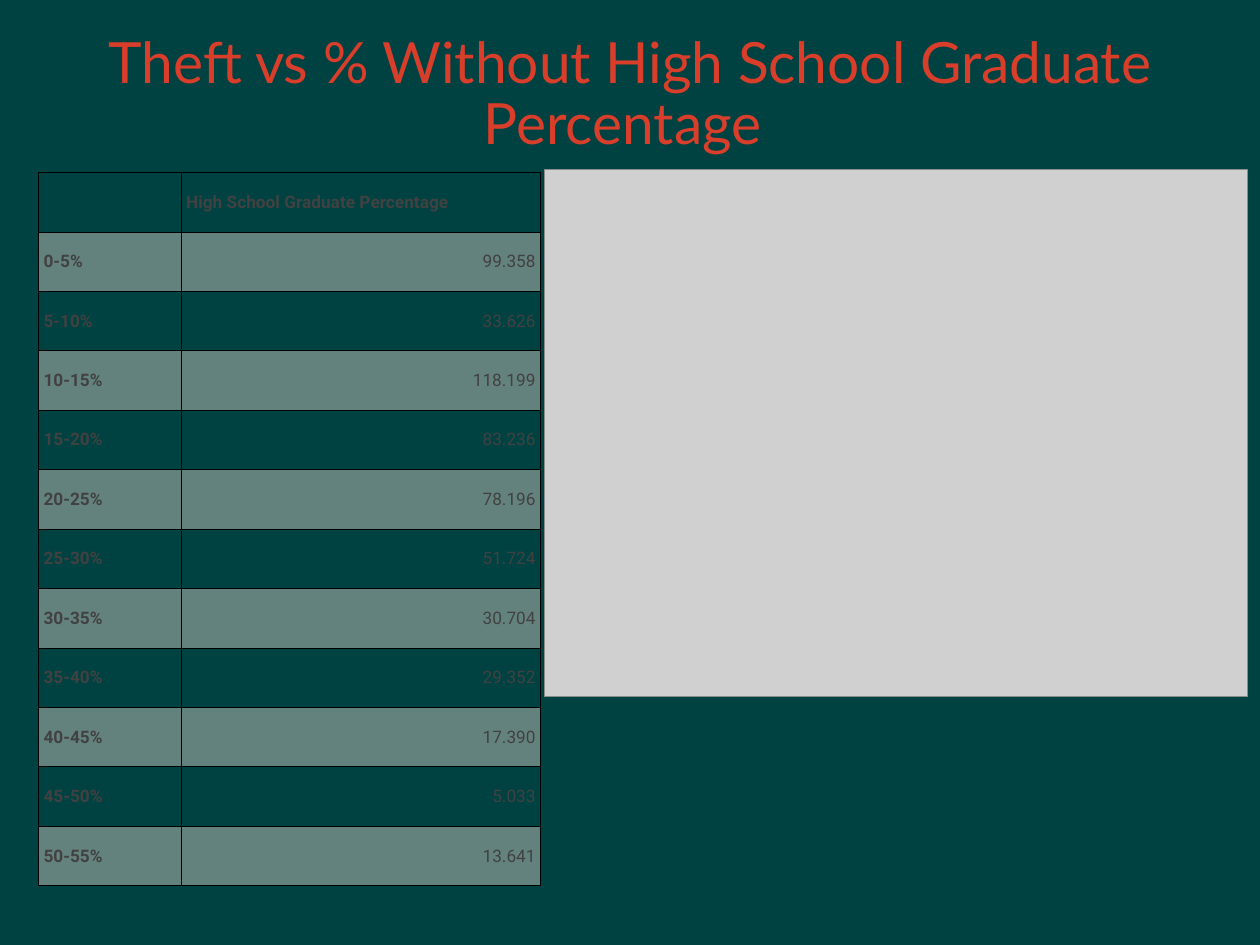
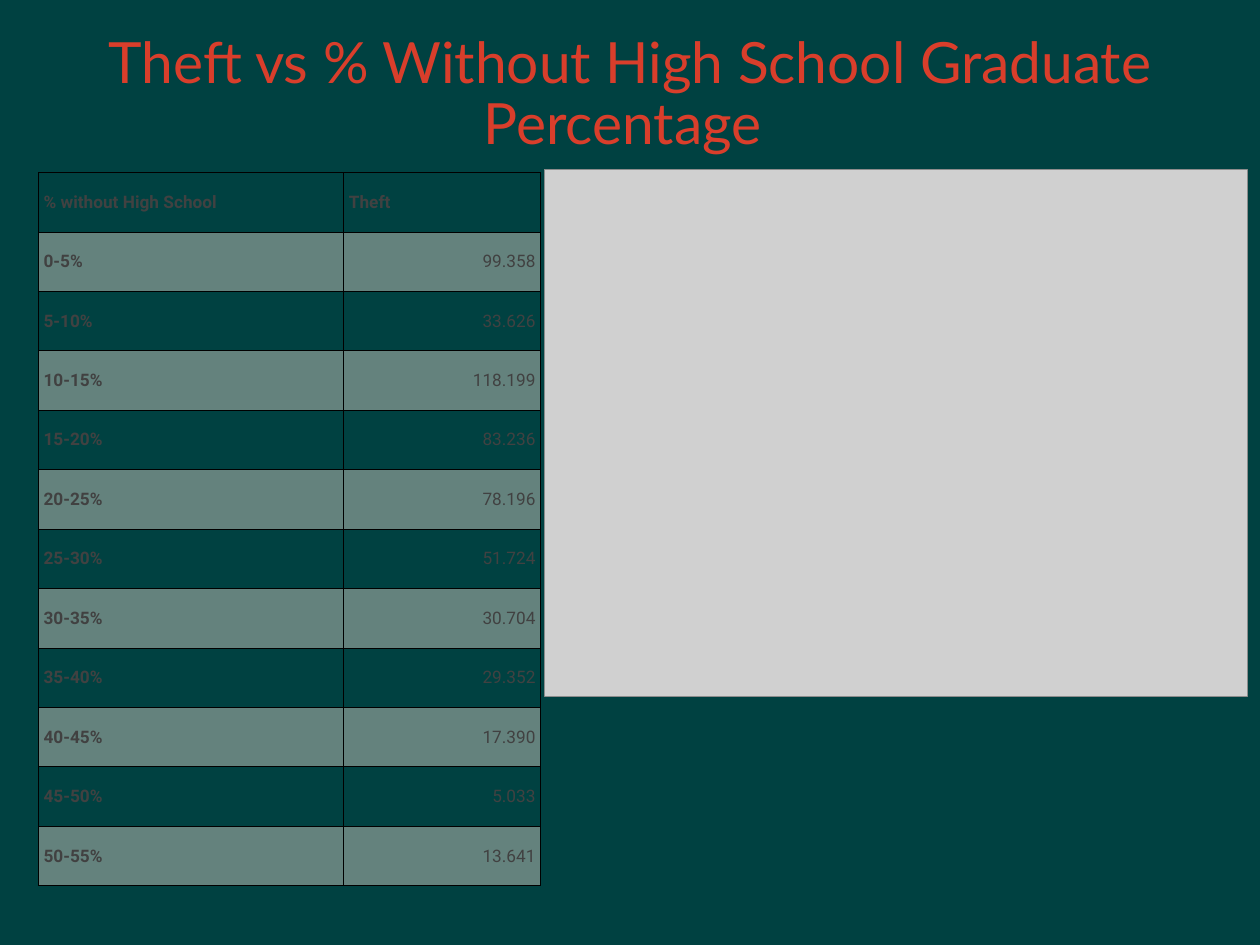
Before and after one commit to alimasoudi/test-project, a slide deck: slide 13 of chicago crime rate.pptx (slide 12 before the commit). Drawn at 1260x945 pixels with LibreOffice and Linux fonts; fonts in the diff are those of the drawing; grey boxes stand for pictures; background and template pictures are left out. Boxes give left, top, right and bottom in pixels: in the first picture for what was removed or moved away, otherwise in the second. Text is boxed around its words. In the diff, an @@ line names an element or a change of style, - is before the commit and + after.

```diff
--- a/chicago crime rate.pptx
+++ b/chicago crime rate.pptx
@@ table at (x1=39, y1=173, x2=541, y2=888) @@
-row 1, column 1: 
+row 1, column 1: % without High School
-row 1, column 2: High School Graduate Percentage
+row 1, column 2: Theft
```
Also in this commit, not shown: 1 other slide changed.
